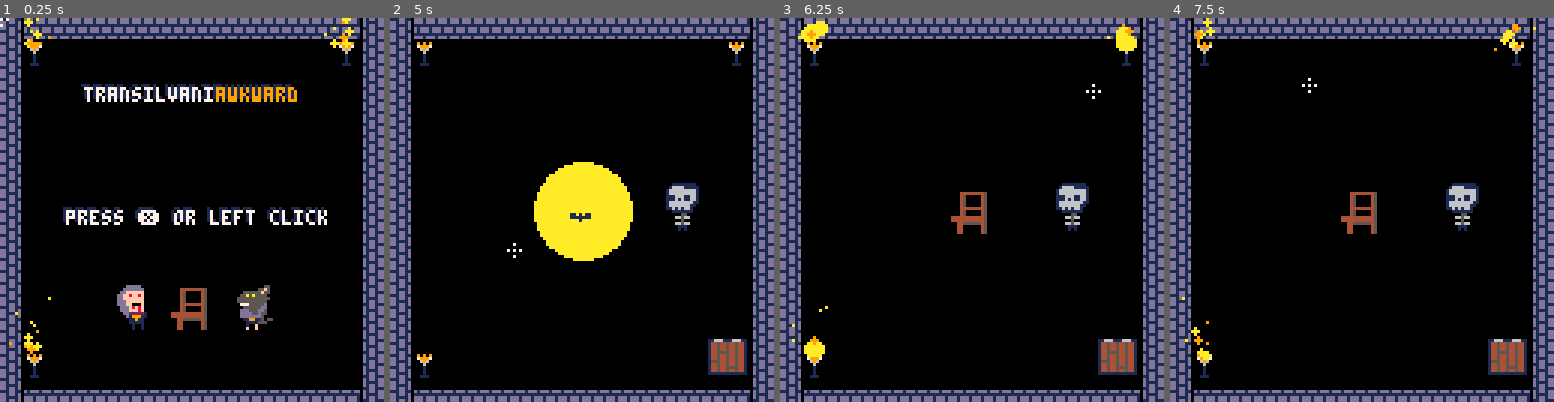
Above: before the commit, frames 1-4 (left to right).
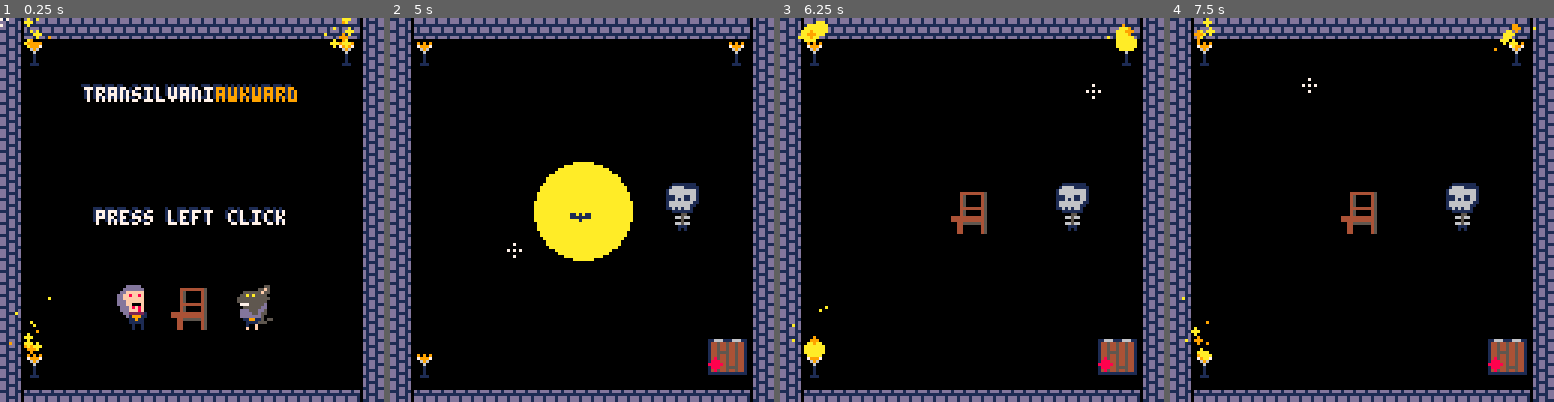
Above: after the commit, the same moments.

Repository: Mastoast/LDjam54
Game: PICO-8 cartridge ld54.p8
Two runs of this game, one before a commit and one after it. Both use one fixed random seed, a clock stepped at 60 frames per second and the inputs below.
Inputs (mouse positions are in pixels of both pictures, inside the frame that each line leads up to):
- Up to frame 1 (0.25 s): no input
- Up to frame 2 (5 s): tap X (X key) at 0.33, 1.07, 1.85, 2.97, 4.08 s; click (670, 121) at 0.67 s; tap O (Z key) at 0.7, 1.7, 2.1, 2.5, 2.9, 3.3, 3.7, 4.1, 4.5, 4.9 s; click (436, 267) at 1.22 s; click (497, 114) at 1.77 s; click (562, 259) at 2.32 s; click (624, 106) at 2.87 s; click (685, 256) at 3.42 s; click (451, 102) at 3.97 s; click (512, 248) at 4.52 s
- Up to frame 3 (6.25 s): click (964, 94) at 5.07 s; tap X (X key) at 5.2 s; tap O (Z key) at 5.3, 5.7, 6.1 s; click (1029, 244) at 5.62 s; click (1091, 90) at 6.17 s
- Up to frame 4 (7.5 s): tap X (X key) at 6.32, 7.43 s; tap O (Z key) at 6.5, 6.9, 7.3 s; click (1246, 236) at 6.72 s; click (1308, 83) at 7.27 s

The runs differ from the first frame. In frame 1, 2.0% of the frame differs, in the area x 16-86%, y 49-54%; in frame 2, less than 0.1%; in frame 3, less than 0.1%; in frame 4, less than 0.1%.

Commit message:
Feedback fixes

Diff:
--- a/main.lua
+++ b/main.lua
@@ -1,6 +1,8 @@
 function _init()
     -- enable mouse
     poke(0x5f2d, 3)
+    -- disable key repeat
+    poke(0x5f5c, -1)
     cursor_color = 7
     --
     debug = false
@@ -254,7 +256,7 @@
             levels[current_level].cleared = true
             dset(current_level, 1)
         end
-        spawn_particles(15,5,exir_door_pos.x + 8,exir_door_pos.y + 8,7)
+        spawn_particles(15,5,exir_door_pos.x + 8,exir_door_pos.y + 8, 10)
     end
 end
 
@@ -386,8 +388,8 @@
         coord = print("transilvani", coord, 23, 7)
         print("awkward", coord-1, 23-1, 1)
         print("awkward", coord, 23, 9)
-        print_centered("press ❎ or left click", -1, 64-1, 1)
-        print_centered("press ❎ or left click", 0, 64, 7)
+        print_centered("press left click", -1, 64-1, 1)
+        print_centered("press left click", 0, 64, 7)
     elseif gstate == 2 then
         print_centered("level selection", -1, 13-1, 1)
         print_centered("level selection", 0, 13, 7)
--- a/objects.lua
+++ b/objects.lua
@@ -42,7 +42,8 @@
             text.text = "♥"
         else
             text = create(floating_text, self.x  + self.hit_w / 4, self.y + self.hit_h / 4)
-            text.text = "!"
+            text.text = "😐"
+            text.color = 3
         end
     end
     -- print(self.ui_delay, self.x, self.y, 9)
@@ -210,6 +211,11 @@
 
 function exit_door.draw(self)
     spr(self.spr, self.x, self.y, self.hit_w/8, self.hit_h/8)
+    if (levels[current_level].cleared) then
+        print("★", self.x, self.y + self.hit_h / 2, 10)
+    else
+        print("◆", self.x, self.y + self.hit_h / 2, 8)
+    end
 end
 
 floating_text = new_type(0)
